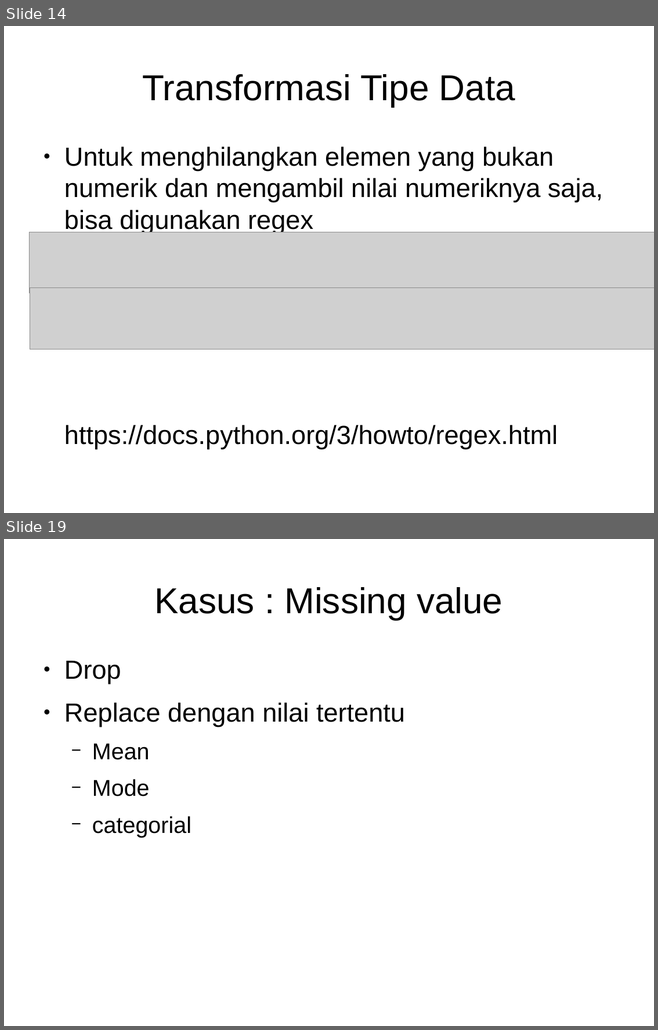
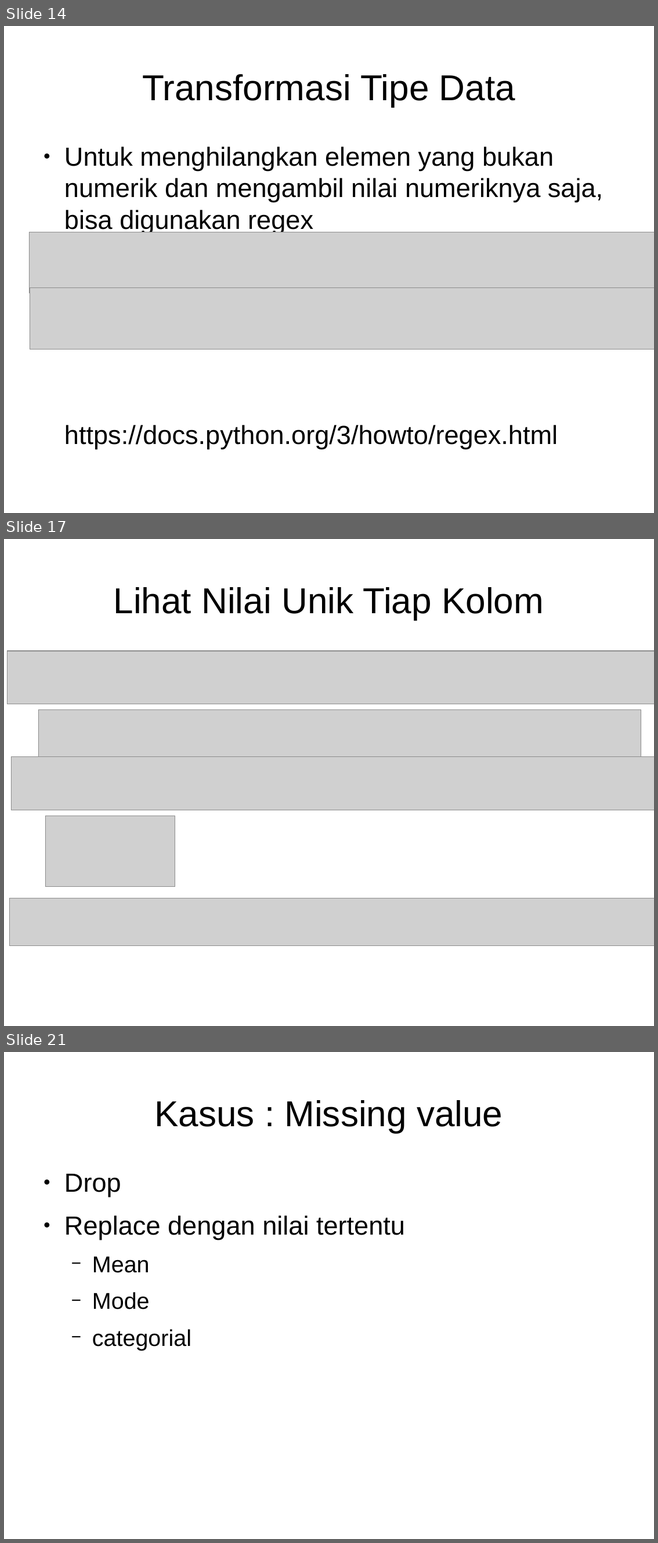
Before and after one commit to Arasy/SlidePythonDataScience, a slide deck: Ch4-Cleaning.odp. Shown one above the other, each under a label of ours: slides 14 and 19 before the commit, slides 14, 17 and 21 after it; the slides between them are not shown. The pictures are 658x1030 and 658x1543 pixels, drawn with LibreOffice and Linux fonts; fonts in the diff are those of the drawing; grey boxes stand for pictures. Boxes give left, top, right and bottom in pixels: in the first picture for what was removed or moved away, otherwise in the second. Text is boxed around its words. In the diff, an @@ line names an element or a change of style, - is before the commit and + after.

```diff
--- a/Ch4-Cleaning.odp
+++ b/Ch4-Cleaning.odp
@@ slide 17 added at (4, 539, 654, 1026), background #FFFFFF @@
@@ title added at (114, 587, 543, 620), 44 pt, text #000000 @@
+Lihat Nilai Unik Tiap Kolom
@@ picture added at (7, 651, 654, 704) @@
@@ picture added at (39, 710, 641, 757) @@
@@ picture added at (12, 757, 654, 810) @@
@@ picture added at (45, 816, 175, 887) @@
@@ picture added at (9, 899, 654, 946) @@
@@ what was slide 19 is now slide 21 @@
```
Also in this commit, not shown: 3 slides changed, 2 other slides added, 1 slide removed, 1 other file.
